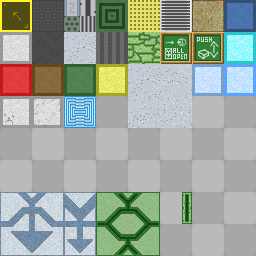
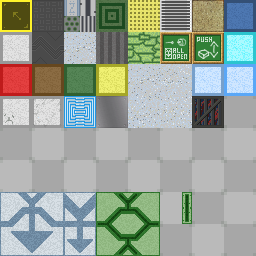
The second 256px x 256px image is a revision of the first. Changes to its layers:
added layer "Layer 9" above "Layer 7" over [192, 96, 224, 128]
added layer "Layer 7" (overlay, 20%) above "Layer 6" over [98, 98, 126, 126]
added layer "Layer 6" (overlay, 20%) above "Layer 5" over [96, 96, 128, 128]
added layer "Layer 5" above "Layer 4" over [96, 96, 128, 128]
added layer "Layer 4" above "25" over [96, 96, 128, 128]
